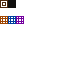
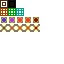
Layer changes from the first 64 × 64 image to the second:
painted on "Background" over (0, 1, 40, 32)
